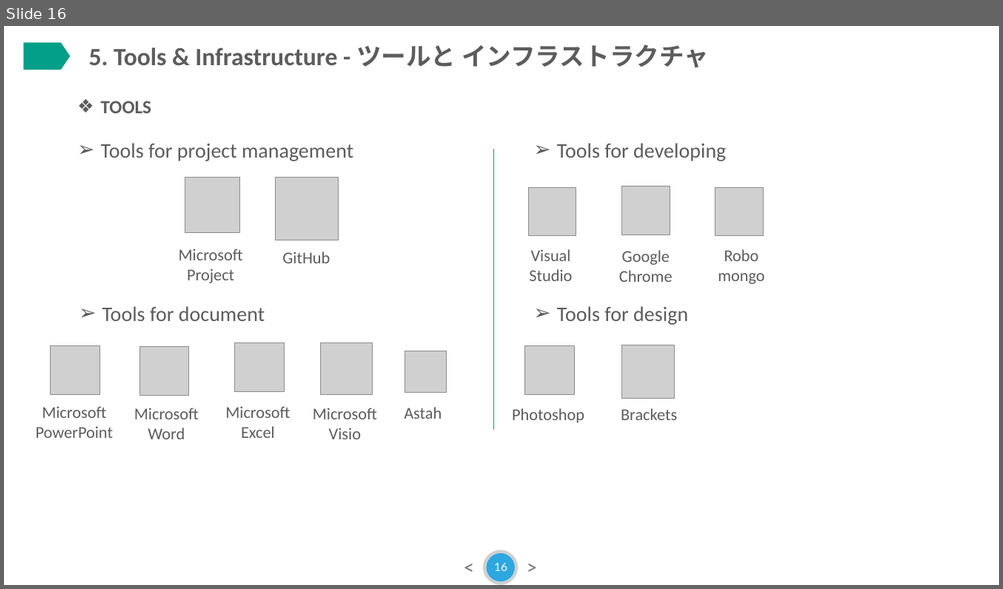
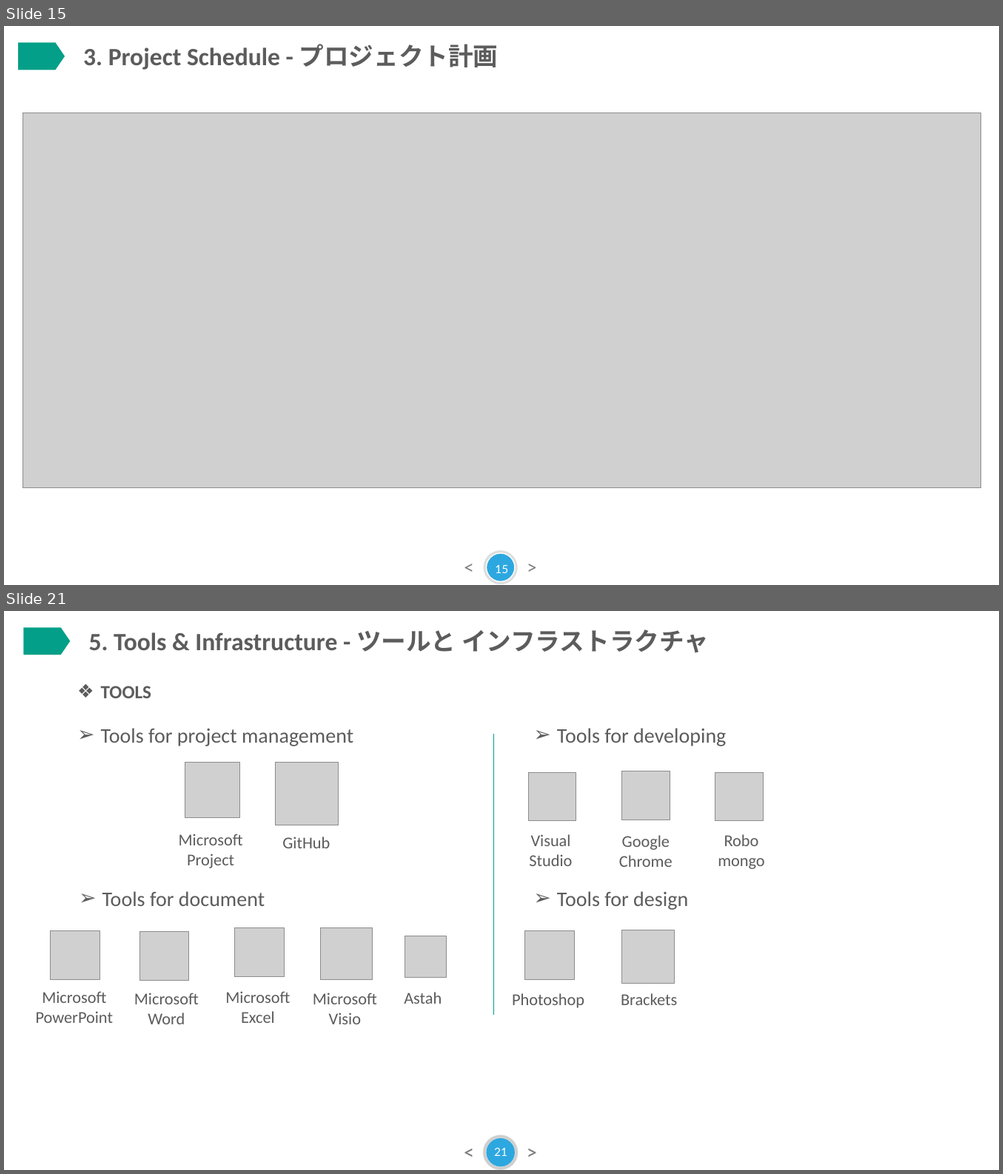
Before and after one commit to sangnvus/201609JS02, a slide deck: WIP/Documents/Report/Final Report/BSN_Slide Presentation.pptx. Shown one above the other, each under a label of ours: slide 16 before the commit, slides 15 and 21 after it; the slides between them are not shown. The pictures are 1003x589 and 1003x1174 pixels, drawn with LibreOffice and Linux fonts; fonts in the diff are those of the drawing; grey boxes stand for pictures. Boxes give left, top, right and bottom in pixels: in the first picture for what was removed or moved away, otherwise in the second. Text is boxed around its words. In the diff, an @@ line names an element or a change of style, - is before the commit and + after.

```diff
--- a/WIP/Documents/Report/Final Report/BSN_Slide Presentation.pptx
+++ b/WIP/Documents/Report/Final Report/BSN_Slide Presentation.pptx
@@ slide 15 added at (4, 26, 999, 585), background #FFFFFF; not listed: 3 template elements that a slide beside it also shows @@
@@ flow chart offpage connector added at (19, 42, 65, 70), fill #049F88 @@
@@ text added at (83, 44, 498, 70), 24 pt, text #5C5C5C, bold @@
+3. Project Schedule - プロジェクト計画
@@ picture added at (22, 113, 981, 488) @@
@@ page number added at (495, 565, 508, 574), 11 pt, text #FFFFFF @@
+15
@@ what was slide 16 is now slide 21 @@
@@ page number at (494, 1148, 507, 1156): text changed @@
-16
+21
```
Also in this commit, not shown: 8 slides changed, 4 other slides added, 1 slide removed, 9 other files.
